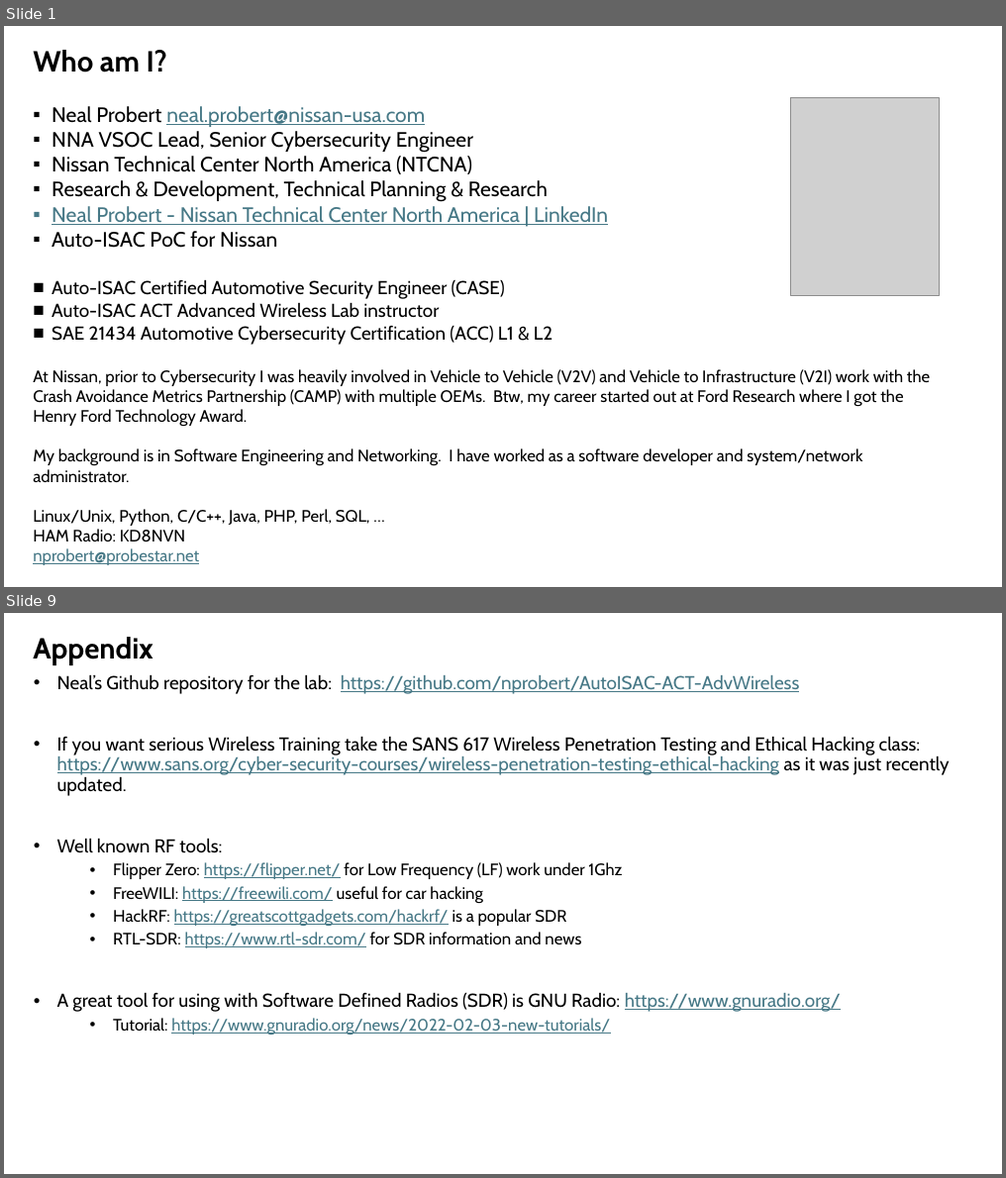
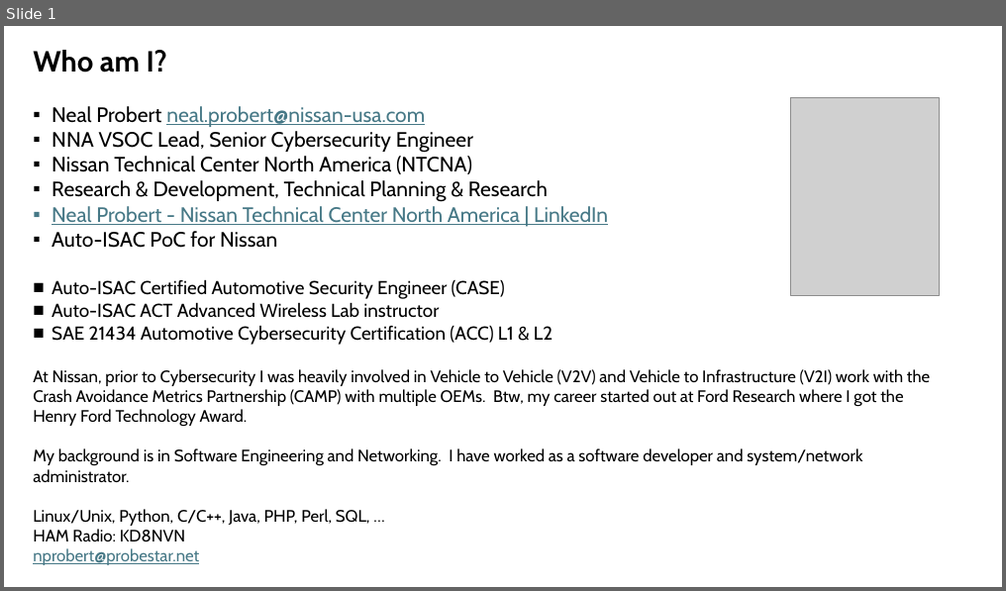
Before and after one commit to nprobert/AutoISAC-ACT-AdvWireless, a slide deck: 1 ACT AW - Intro.pptx. Shown one above the other, each under a label of ours: slides 1 and 9 before the commit, slide 1 after it; the slides between them are not shown. The pictures are 1006x1178 and 1006x591 pixels, drawn with LibreOffice and Linux fonts; fonts in the diff are those of the drawing; grey boxes stand for pictures. Boxes give left, top, right and bottom in pixels: in the first picture for what was removed or moved away, otherwise in the second. Text is boxed around its words. In the diff, an @@ line names an element or a change of style, - is before the commit and + after.

```diff
--- a/1 ACT AW - Intro.pptx
+++ b/1 ACT AW - Intro.pptx
@@ slide 9 removed at (4, 613, 1002, 1174), background #FFFFFF @@
@@ text removed at (33, 637, 153, 665) @@
-Appendix
@@ text removed at (57, 674, 949, 1035) @@
-• Neal’s Github repository for the lab: https://github.com/nprobert/AutoISAC-ACT-AdvWireless
-• If you want serious Wireless Training take the SANS 617 Wireless Penetration Testing and Ethical Hacking class: https://www.sans.org/cyber-security-courses/wireless-penetration-testing-ethical-hacking as it was just recently updated.
-• Well known RF tools:
-  • Flipper Zero: https://flipper.net/ for Low Frequency (LF) work under 1Ghz
-  • FreeWILI: https://freewili.com/ useful for car hacking
-  • HackRF: https://greatscottgadgets.com/hackrf/ is a popular SDR
-  • RTL-SDR: https://www.rtl-sdr.com/ for SDR information and news
-• A great tool for using with Software Defined Radios (SDR) is GNU Radio: https://www.gnuradio.org/
-  • Tutorial: https://www.gnuradio.org/news/2022-02-03-new-tutorials/
```
Also in this commit, not shown: 7 other slides removed, 8 other files.
